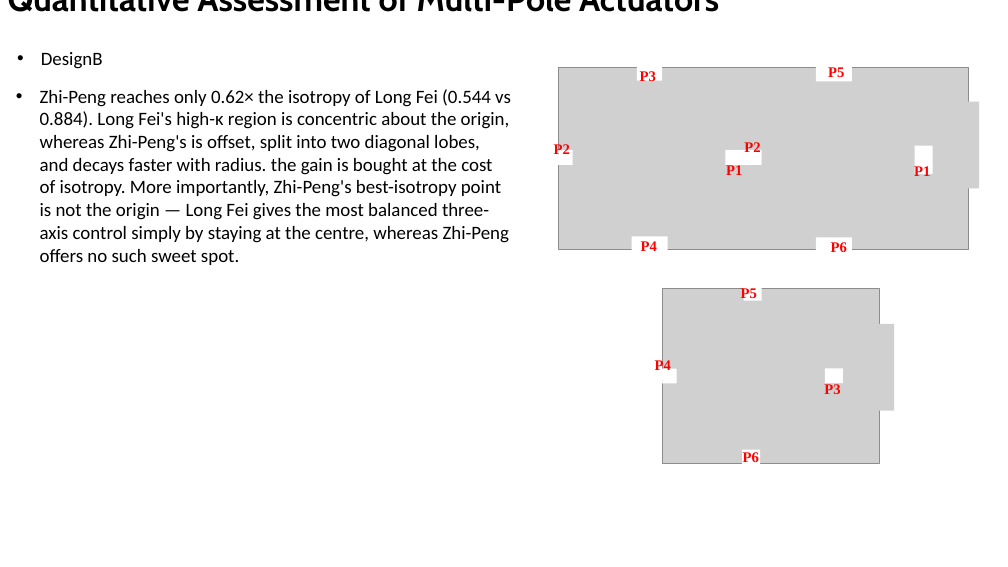
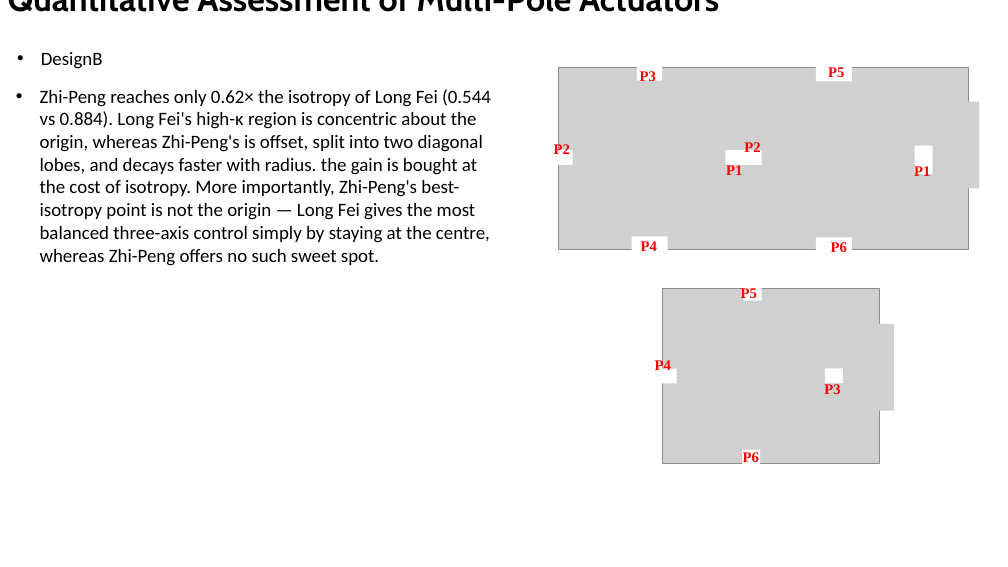
Before and after one commit to sss0933777958-afk/FEM_sim, a slide deck: slide 21 of magnetic_sim/ANSYS/main/figures/doc/Paper_fig_V8.pptx. Drawn at 1008x567 pixels with LibreOffice and Linux fonts; fonts in the diff are those of the drawing; grey boxes stand for pictures. Boxes give left, top, right and bottom in pixels: in the first picture for what was removed or moved away, otherwise in the second. Text is boxed around its words. In the diff, an @@ line names an element or a change of style, - is before the commit and + after.

```diff
--- a/magnetic_sim/ANSYS/main/figures/doc/Paper_fig_V8.pptx
+++ b/magnetic_sim/ANSYS/main/figures/doc/Paper_fig_V8.pptx
@@ text "Zhi-Peng reaches only 0.62× the ..." rewrapped from <box>40,89,511,265</box> to <box>40,89,491,266</box> @@
```
